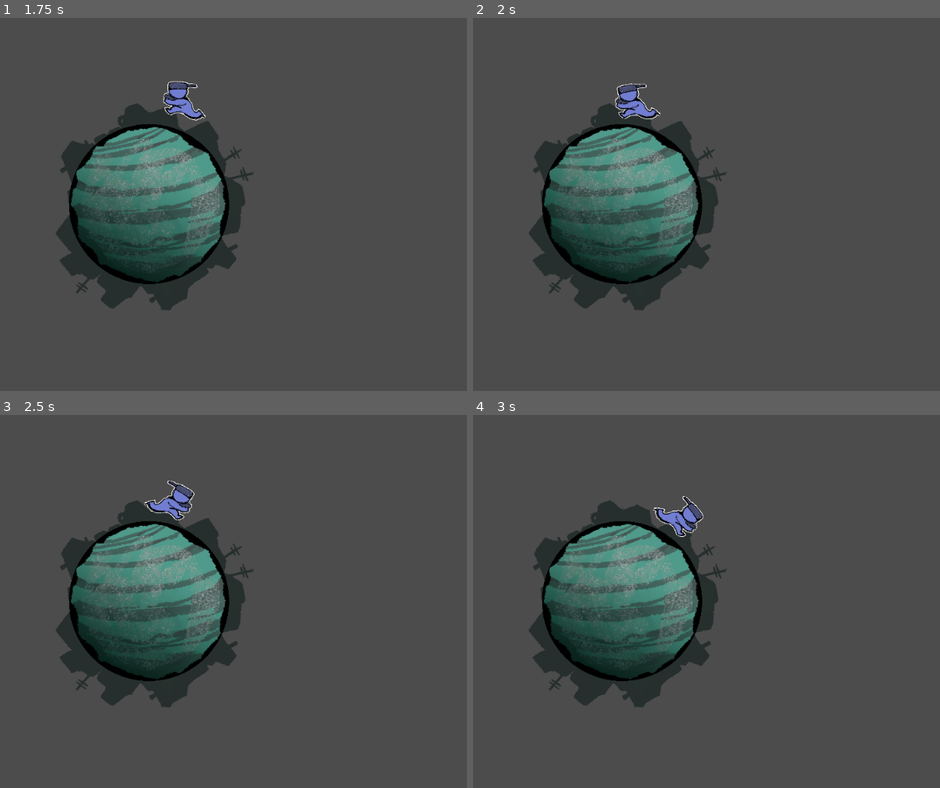
Above: before the commit, frames 1-4 (two rows, left to right).
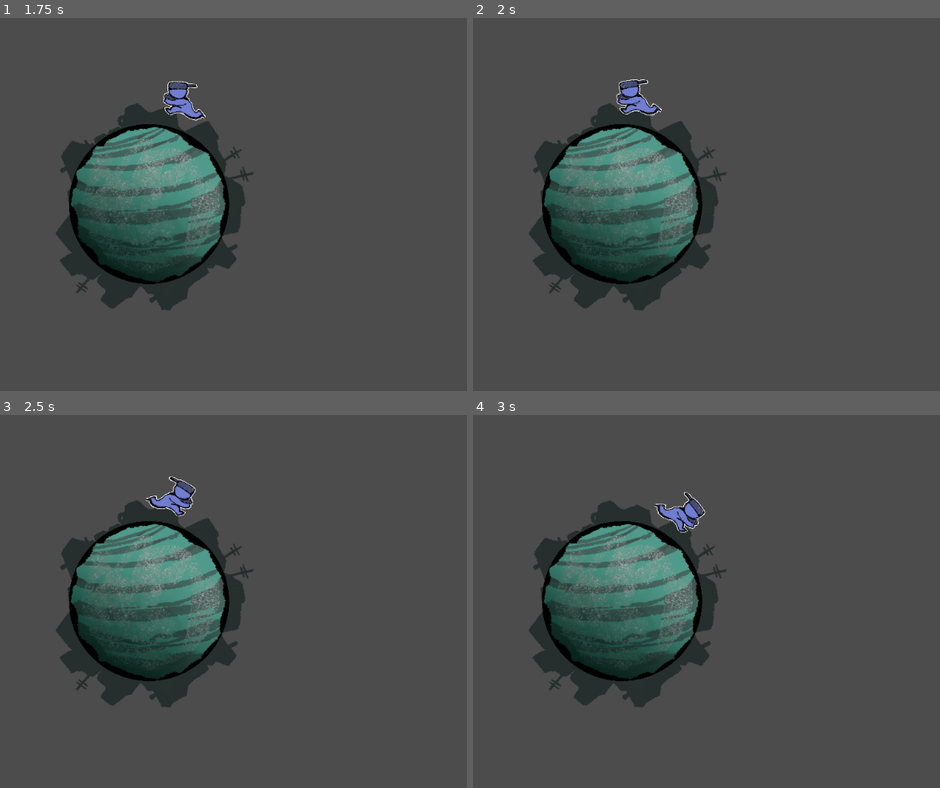
Above: after the commit, the same moments.

Repository: DanGrenade/TinyWorldJam
Game: Godot game, scene res://Scenes/GameTest.tscn
Two runs of this game, one before a commit and one after it. Both use one fixed random seed, a clock stepped at 60 frames per second and the inputs below. The project has no main scene, so this scene is started directly.
Inputs:
- Up to frame 1 (1.75 s): tap Enter at 0.5 s; hold D (move_right) 0.53-1.28 s; tap E (box_grab) at 0.6, 1.35 s; tap Space (jump) at 0.77, 1.52 s; hold Left (move_left) from 1.28 s (still down)
- Up to frame 2 (2 s): keep holding Left (move_left)
- Up to frame 3 (2.5 s): release Left (move_left) at 2.03 s; hold D (move_right) from 2.03 s (still down); tap E (box_grab) at 2.1 s
- Up to frame 4 (3 s): keep holding D (move_right); tap E (box_grab) at 2.85 s

Frame 1 is identical in both runs. In frame 2, 0.6% of the frame differs, in the area x 30-41%, y 16-28%; in frame 3, 0.6%; in frame 4, 0.6%.

Commit message:
Issue 015 - Ground detection now checks for boxes

Diff:
--- a/Scenes/PlayerCharacter.tscn
+++ b/Scenes/PlayerCharacter.tscn
@@ -71,12 +71,14 @@
 [node name="RayCast2D_Left" type="RayCast2D" parent="."]
 position = Vector2( -90, 0 )
 enabled = true
-cast_to = Vector2( 0, 175 )
+cast_to = Vector2( 0, 200 )
+collision_mask = 3
 
 [node name="RayCast2D_Right" type="RayCast2D" parent="."]
 position = Vector2( 90, 0 )
 enabled = true
-cast_to = Vector2( 0, 175 )
+cast_to = Vector2( 0, 200 )
+collision_mask = 3
 
 [node name="Area2D" type="Area2D" parent="."]
 position = Vector2( 357.128, -17.6457 )
